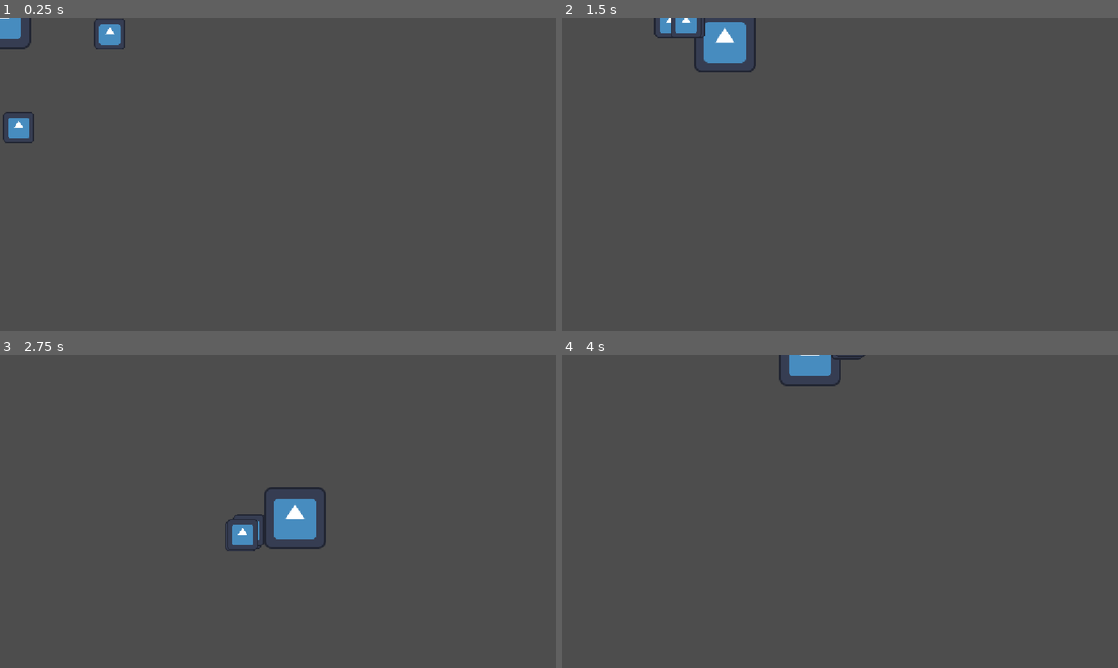
Above: before the commit, frames 1-4 (two rows, left to right).
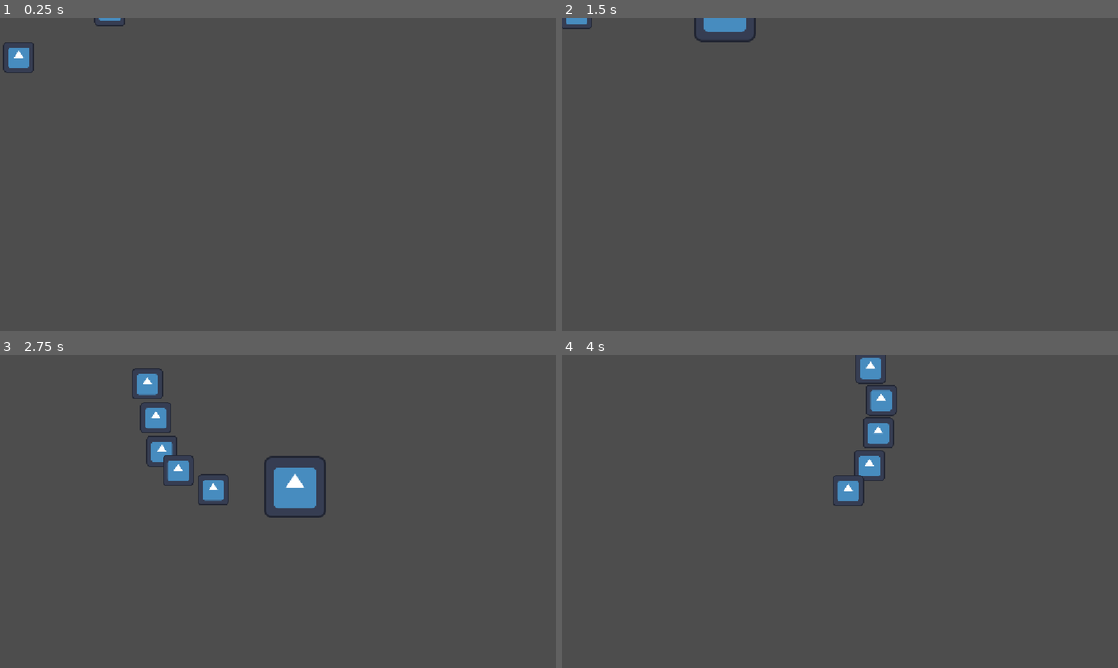
Above: after the commit, the same moments.

Repository: frantisek-boura/summoner-game
Game: Godot game, scene res://scenes/player/player.tscn
The game is run twice, just before and just after one commit, with the same random seed, the same clock (stepped at 60 frames per second) and the same inputs. The engine's default icon, where the game draws it, is replaced by a stand-in: a white triangle on a blue panel in a dark square.
Inputs (mouse positions are in pixels of both pictures, inside the frame that each line leads up to):
- Up to frame 1 (0.25 s): no input
- Up to frame 2 (1.5 s): move the mouse to (962, 158) at 0.52 s; hold D (right) 0.53-1.28 s; click (962, 158) at 0.67 s; move the mouse to (728, 190) at 1.27 s; hold S (down) from 1.28 s (still down)
- Up to frame 3 (2.75 s): move the mouse to (333, 442) at 2.02 s; release S (down) at 2.03 s; hold D (right) from 2.03 s (still down)
- Up to frame 4 (4 s): move the mouse to (812, 574) at 2.77 s; release D (right) at 2.78 s; hold W (up) 2.78-3.53 s; click (812, 574) at 2.92 s; move the mouse to (1006, 558) at 3.52 s; hold A (left) from 3.53 s (still down)

The runs differ from the first frame. In frame 1, 1.3% of the frame differs, in the area x 0-23%, y 0-40%; in frame 2, 1.5%; in frame 3, 3.8%, in the area x 23-59%, y 4-63%; in frame 4, 2.3%.

Commit message:
feat: add minion path handling, add sprite depth handling for rendering in correct order

Diff:
--- a/scenes/player/minion/minion.tscn
+++ b/scenes/player/minion/minion.tscn
@@ -3,6 +3,7 @@
 [ext_resource type="Script" uid="uid://c7jmkw5f1xb75" path="res://scripts/player/minion/minion.gd" id="1_ksga3"]
 [ext_resource type="PackedScene" uid="uid://dih8sd3f77efp" path="res://scenes/entity/entity_health.tscn" id="2_ipuw2"]
 [ext_resource type="Texture2D" uid="uid://ivhipj63degi" path="res://icon.svg" id="2_l5d2n"]
+[ext_resource type="PackedScene" uid="uid://c05qlldfo5akd" path="res://scenes/utils/depth_detector.tscn" id="3_sfjdw"]
 [ext_resource type="PackedScene" uid="uid://cxhmgommtwlh3" path="res://scenes/player/minion/minion_movement.tscn" id="4_fqypg"]
 [ext_resource type="PackedScene" uid="uid://bk5x6jatv6o80" path="res://scenes/player/minion/minion_state_machine.tscn" id="5_l5d2n"]
 [ext_resource type="PackedScene" uid="uid://bwsnqroe766j7" path="res://scenes/player/minion/states/minion_idle_state.tscn" id="6_8b0ys"]
@@ -27,22 +28,30 @@
 metadata/_custom_type_script = "uid://bk3lkl27i1ssr"
 
 [node name="sprite" type="Sprite2D" parent="." unique_id=1992417167]
+position = Vector2(0, -32)
 scale = Vector2(0.5, 0.5)
 texture = ExtResource("2_l5d2n")
 
+[node name="depth_detector" parent="sprite" unique_id=412125122 node_paths=PackedStringArray("sprite_carrier") instance=ExtResource("3_sfjdw")]
+sprite_carrier = NodePath("../..")
+is_static = false
+
 [node name="collider" type="CollisionShape2D" parent="." unique_id=1357234555]
+position = Vector2(0, -32)
 shape = SubResource("CircleShape2D_8b0ys")
 
 [node name="health" parent="." unique_id=1562004050 instance=ExtResource("2_ipuw2")]
 
 [node name="collider" type="CollisionShape2D" parent="health" unique_id=508143544]
+position = Vector2(0, -33)
 shape = SubResource("CircleShape2D_fqypg")
 debug_color = Color(0.39926603, 0, 0.022066697, 0.41960785)
 
 [node name="minion_movement" parent="." unique_id=248751734 instance=ExtResource("4_fqypg")]
 idle_radius = 250.0
-follow_movement_speed = 450.0
-follow_acceleration_speed = 15.0
+lock_in_acceleration_speed = 12.0
+follow_movement_speed = 350.0
+follow_acceleration_speed = 50.0
 movement_speed = 1000.0
 move_acceleration_speed = 100.0
 stop_acceleration_speed = 10.0
@@ -56,5 +65,11 @@
 [node name="minion_follow_state" parent="minion_state_machine" unique_id=960722804 node_paths=PackedStringArray("minion") instance=ExtResource("7_fqypg")]
 minion = NodePath("../..")
 
-[node name="minion_move_to_entity_state" parent="minion_state_machine" unique_id=1351925809 node_paths=PackedStringArray("minion") instance=ExtResource("10_4eqwe")]
+[node name="minion_move_to_entity_state" parent="minion_state_machine" unique_id=1351925809 node_paths=PackedStringArray("minion", "timer") instance=ExtResource("10_4eqwe")]
 minion = NodePath("../..")
+timer = NodePath("timer")
+
+[node name="timer" type="Timer" parent="minion_state_machine/minion_move_to_entity_state" unique_id=143774644]
+process_callback = 0
+wait_time = 0.3
+one_shot = true
--- a/scenes/player/minion_manager/minion_manager.tscn
+++ b/scenes/player/minion_manager/minion_manager.tscn
@@ -2,5 +2,5 @@
 
 [ext_resource type="Script" uid="uid://pmvhebgx3kr" path="res://scripts/player/minion_manager/minion_manager.gd" id="1_5ddx4"]
 
-[node name="minion_manager" type="Node" unique_id=926230417]
+[node name="minion_manager" type="Node2D" unique_id=1534479540]
 script = ExtResource("1_5ddx4")
--- /dev/null
+++ b/scenes/player/minion_manager/minion_path.tscn
@@ -0,0 +1,7 @@
+[gd_scene format=3 uid="uid://tindbr5hba6a"]
+
+[ext_resource type="Script" uid="uid://b43ekgaafb0iu" path="res://scripts/player/minion_manager/minion_path.gd" id="1_mv85x"]
+
+[node name="minion_path" type="Node2D" unique_id=182940652]
+top_level = true
+script = ExtResource("1_mv85x")
--- a/scenes/player/player.tscn
+++ b/scenes/player/player.tscn
@@ -4,6 +4,7 @@
 [ext_resource type="Script" uid="uid://djeabau1mxa1e" path="res://scripts/utils/state_machine.gd" id="2_gmlin"]
 [ext_resource type="Texture2D" uid="uid://ivhipj63degi" path="res://icon.svg" id="2_lvxji"]
 [ext_resource type="PackedScene" uid="uid://dih8sd3f77efp" path="res://scenes/entity/entity_health.tscn" id="3_0owmy"]
+[ext_resource type="PackedScene" uid="uid://c05qlldfo5akd" path="res://scenes/utils/depth_detector.tscn" id="3_gx1jg"]
 [ext_resource type="PackedScene" uid="uid://dwriwxogxtviv" path="res://scenes/player/player_movement.tscn" id="4_0owmy"]
 [ext_resource type="PackedScene" uid="uid://bbucv3apdj71y" path="res://scenes/player/minion_manager/minion_manager.tscn" id="4_qek5x"]
 [ext_resource type="PackedScene" uid="uid://qkdgutf2mu13" path="res://scenes/player/minion/minion.tscn" id="5_5gtgg"]
@@ -11,6 +12,7 @@
 [ext_resource type="PackedScene" uid="uid://cjcv1c550dax3" path="res://scenes/player/states/player_move_state.tscn" id="6_0owmy"]
 [ext_resource type="PackedScene" uid="uid://dnad2wc7xlfkc" path="res://scenes/player/minion_manager/minion_manager_state_machine.tscn" id="6_je7p5"]
 [ext_resource type="PackedScene" uid="uid://c5ef5moa8riob" path="res://scenes/player/minion_manager/states/minion_manager_idle_state.tscn" id="7_je7p5"]
+[ext_resource type="PackedScene" uid="uid://tindbr5hba6a" path="res://scenes/player/minion_manager/minion_path.tscn" id="7_ugbui"]
 [ext_resource type="PackedScene" uid="uid://b6sh36d38er63" path="res://scenes/player/minion_manager/states/minion_manager_follow_state.tscn" id="8_fm80t"]
 
 [sub_resource type="CircleShape2D" id="CircleShape2D_cslih"]
@@ -28,18 +30,26 @@
 health = NodePath("health")
 
 [node name="sprite" type="Sprite2D" parent="." unique_id=58080695]
+position = Vector2(0, -64)
 texture = ExtResource("2_lvxji")
 
+[node name="depth_detector" parent="sprite" unique_id=412125122 node_paths=PackedStringArray("sprite_carrier") instance=ExtResource("3_gx1jg")]
+sprite_carrier = NodePath("../..")
+is_static = false
+
 [node name="collider" type="CollisionShape2D" parent="." unique_id=717725179]
+position = Vector2(0, -64)
 shape = SubResource("CircleShape2D_cslih")
 
 [node name="health" parent="." unique_id=1562004050 instance=ExtResource("3_0owmy")]
 
 [node name="collider" type="CollisionShape2D" parent="health" unique_id=1700498109]
+position = Vector2(0, -64)
 shape = SubResource("CircleShape2D_mx3rh")
 debug_color = Color(0.4727996, 0, 0.05701869, 0.41960785)
 
-[node name="minion_manager" parent="." unique_id=926230417 node_paths=PackedStringArray("state_machine") instance=ExtResource("4_qek5x")]
+[node name="minion_manager" parent="." unique_id=926230417 node_paths=PackedStringArray("minion_path", "state_machine") instance=ExtResource("4_qek5x")]
+minion_path = NodePath("minion_path")
 state_machine = NodePath("minion_manager_state_machine")
 idle_rotation_speed = 1.0
 
@@ -51,7 +61,15 @@
 
 [node name="minion4" parent="minion_manager" unique_id=182105335 instance=ExtResource("5_5gtgg")]
 
-[node name="minion5" parent="minion_manager" unique_id=126535047 instance=ExtResource("5_5gtgg")]
+[node name="minion5" parent="minion_manager" unique_id=1046980614 instance=ExtResource("5_5gtgg")]
+
+[node name="minion_path" parent="minion_manager" unique_id=182940652 node_paths=PackedStringArray("_timer", "_entity") instance=ExtResource("7_ugbui")]
+_timer = NodePath("timer")
+_entity = NodePath("../..")
+
+[node name="timer" type="Timer" parent="minion_manager/minion_path" unique_id=2040573734]
+process_callback = 0
+wait_time = 0.2
 
 [node name="minion_manager_state_machine" parent="minion_manager" unique_id=1920102366 node_paths=PackedStringArray("beginning_state") instance=ExtResource("6_je7p5")]
 beginning_state = NodePath("minion_manager_idle_state")
--- /dev/null
+++ b/scenes/utils/depth_detector.tscn
@@ -0,0 +1,6 @@
+[gd_scene format=3 uid="uid://c05qlldfo5akd"]
+
+[ext_resource type="Script" uid="uid://bu6mqsomk7mgo" path="res://scripts/utils/depth_detector.gd" id="1_mfdg1"]
+
+[node name="depth_detector" type="Node" unique_id=412125122]
+script = ExtResource("1_mfdg1")
--- a/scripts/entity/entity_movement.gd
+++ b/scripts/entity/entity_movement.gd
@@ -1,6 +1,8 @@
 @icon("res://addons/at-icons/node/arrow_cross.svg")
 class_name EntityMovement
 extends Node
+
+const HAS_ARRIVED_DETECTION_RADIUS: float = 50.0
 
 @export_range(10, 1000, 1) var movement_speed: float = 250.0
 @export_range(10, 100, 1) var move_acceleration_speed: float = 50.0
@@ -37,7 +39,7 @@
 ## Checks if the entity has arrived to a [Vector2] destination.
 ## Takes [Vector2] [param destination] for the position of the destination.
 func has_arrived(destination: Vector2) -> bool:
-	return _entity.position.distance_to(destination) < 50
+	return _entity.position.distance_to(destination) < HAS_ARRIVED_DETECTION_RADIUS
 
 ## Checks if the entity is moving based on its current direction value set by [method EntityMovement.change_direction].
 func wants_to_move() -> bool:
--- a/scripts/player/minion/minion_movement.gd
+++ b/scripts/player/minion/minion_movement.gd
@@ -2,7 +2,8 @@
 extends EntityMovement
 
 @export_range(10, 1000, 1) var idle_radius: float = 10
-@export_range(10, 1000, 1) var lock_in_acceleration_speed: float = 10
+@export_range(1, 20, 1) var idle_acceleration_speed: float = 10
+@export_range(1, 20, 1) var lock_in_acceleration_speed: float = 10
 @export_range(10, 1000, 1) var follow_movement_speed: float = 10
 @export_range(10, 1000, 1) var follow_acceleration_speed: float = 10
 
@@ -10,20 +11,25 @@
 	get:
 		return _entity as Minion
 
-## Returns the position of the entity this minion belongs to.
-func get_entity_position() -> Vector2:
-	return minion.minion_manager.entity.global_position
-
 ## Calculates the current idling position of this minion.
 func get_idle_position() -> Vector2:
 	var center_position: Vector2 = minion.minion_manager.entity.global_position
 	var offset: float = minion.minion_manager.minion_offset(minion.index)
 
-	var idle_position: Vector2 = center_position + Vector2(sin(minion.minion_manager.angle + offset), cos(minion.minion_manager.angle + offset)) * idle_radius
+	var idle_position: Vector2 = center_position + Vector2(sin(minion.minion_manager.angle + offset), cos(minion.minion_manager.angle + offset) * 0.5) * idle_radius
 
 	return idle_position
 
 ## Moves this minion towards the idling position.
+## Takes [Vector2] [param new_position] as the position the minion will be locked in.
+func idle_around(delta: float, idle_position: Vector2) -> void:
+	_direction = minion.global_position.direction_to(idle_position)
+
+	minion.global_position = minion.global_position.lerp(idle_position, delta * idle_acceleration_speed)
+
+	minion.move_and_slide()
+
+## Locks the minion in a given position.
 ## Takes [Vector2] [param new_position] as the position the minion will be locked in.
 func lock_in_position(delta: float, new_position: Vector2) -> void:
 	_direction = minion.global_position.direction_to(new_position)
@@ -33,9 +39,9 @@
 	minion.move_and_slide()
 
 ## Moves this minion towards the owner entity's position.
-func follow_entity(delta: float) -> void:
-	var entity_position: Vector2 = minion.minion_manager.entity.global_position
-	_direction = minion.global_position.direction_to(entity_position)
+func follow_path(delta: float) -> void:
+	var point_position: Vector2 = minion.minion_manager.minion_path.get_follow_position(minion.index)
+	_direction = minion.global_position.direction_to(point_position)
 
 	#minion.global_position = minion.global_position.lerp(entity_position, delta * follow_acceleration_speed)
 	minion.velocity.x = move_toward(minion.velocity.x, _direction.x * follow_movement_speed, follow_acceleration_speed)
--- a/scripts/player/minion/states/minion_follow_state.gd
+++ b/scripts/player/minion/states/minion_follow_state.gd
@@ -16,7 +16,11 @@
 	pass
 
 func physics(delta: float) -> void:
-	minion.minion_movement.follow_entity(delta)
+	var path_point: Vector2 = minion.minion_manager.minion_path.get_follow_position(minion.index)
+	if not minion.minion_movement.has_arrived(path_point):
+		minion.minion_movement.follow_path(delta)
+	else:
+		minion.minion_movement.stop()
 
 func input_process(_delta: float) -> void:
 	pass
--- a/scripts/player/minion/states/minion_idle_state.gd
+++ b/scripts/player/minion/states/minion_idle_state.gd
@@ -17,7 +17,7 @@
 
 func physics(delta: float) -> void:
 	var idle_position: Vector2 = minion.minion_movement.get_idle_position()
-	minion.minion_movement.lock_in_position(delta, idle_position)
+	minion.minion_movement.idle_around(delta, idle_position)
 
 func input_process(_delta: float) -> void:
 	pass
--- a/scripts/player/minion/states/minion_move_to_entity_state.gd
+++ b/scripts/player/minion/states/minion_move_to_entity_state.gd
@@ -6,17 +6,20 @@
 func _ready() -> void:
 	assert(minion != null, "MINION MOVE TO ENTITY STATE: Stateful node not set")
 
+	if timer != null:
+		timer.timeout.connect(_on_timeout)
+
 func enter() -> void:
-	pass
+	timer.start()
 
 func exit() -> void:
-	pass
+	timer.stop()
 
 func frames(_delta: float) -> void:
 	pass
 
 func physics(delta: float) -> void:
-	var entity_position: Vector2 = minion.minion_movement.get_entity_position()
+	var entity_position: Vector2 = minion.minion_manager.get_entity_position()
 	minion.minion_movement.lock_in_position(delta, entity_position)
 
 	if minion.minion_movement.has_arrived(entity_position):
@@ -27,3 +30,7 @@
 
 func input_event(_event: InputEvent) -> void:
 	pass
+
+func _on_timeout() -> void:
+	minion.minion_manager.mark_ready(minion.index)
+	timer.stop()
--- a/scripts/player/minion_manager/minion_manager.gd
+++ b/scripts/player/minion_manager/minion_manager.gd
@@ -1,7 +1,8 @@
 @icon("res://addons/at-icons/node2d/brain.svg")
 class_name MinionManager
-extends Node
+extends Node2D
 
+@export var minion_path: MinionPath
 @export var state_machine: MinionManagerStateMachine
 @export_range(1, 20) var idle_rotation_speed: float = 0.5
 
@@ -13,6 +14,7 @@
 var angle: float = 0
 
 func _ready() -> void:
+	assert(minion_path != null, "MINION MANAGER: Minion Path not set.")
 	assert(state_machine != null, "MINION MANAGER: State Machine not set.")
 	assert(entity != null, "MINION MANAGER: Entity not set.")
 
@@ -36,10 +38,15 @@
 
 	_minion_count = count
 	_minions = new_minions
+	minion_path.init_points(_minion_count)
 
 ## Filters [member MinionManager._members] for those, that can be forced to change state.
 func _get_forceable_minions() -> Array[Minion]:
 	return _minions.filter(func(m: Minion): return m.minion_state_machine.is_forceable())
+
+## Returns the position of the entity this minion belongs to.
+func get_entity_position() -> Vector2:
+	return entity.global_position
 
 ## Returns the radial offset by minion index in rads.
 func minion_offset(index: int) -> float:
@@ -48,7 +55,7 @@
 ## Increases internal [member MinionManager.angle] value used for determining current idle position of each minion.
 ## Takes [float] [param delta] as increment.
 func inc_angle(delta: float) -> void:
-	angle += delta
+	angle += delta * idle_rotation_speed
 
 ## Forces state-forceable minions in [member MinionManager._minions] to change state.
 ## Takes [String] [param state_name] as the name of the new state.
--- /dev/null
+++ b/scripts/player/minion_manager/minion_path.gd
@@ -0,0 +1,44 @@
+@icon("res://addons/at-icons/node2d/itinerary.svg")
+class_name MinionPath
+extends Node2D
+
+@export var _timer: Timer
+@export var _entity: Entity
+
+var _points: Array[Node2D] = []
+
+func _ready() -> void:
+	assert(_timer != null, "MINION PATH: Timer not set.")
+
+	_timer.timeout.connect(_update_point)
+
+func disable_updates() -> void:
+	_timer.stop()
+
+func enable_updates() -> void:
+	_timer.start()
+	_reset_points()
+
+func _reset_points() -> void:
+	for point: Node2D in _points:
+		point.global_position = _entity.global_position
+
+func init_points(minion_count: int) -> void:
+	_points.clear()
+	for child: Node in get_children():
+		if child is Timer: continue
+		child.queue_free()
+
+	for i: int in minion_count:
+		var point: Node2D = Node2D.new()
+		point.global_position = _entity.global_position
+		_points.append(point)
+		add_child(point)
+
+func _update_point() -> void:
+	var old_point: Node2D = _points.pop_back() as Node2D
+	old_point.global_position = _entity.global_position
+	_points.push_front(old_point)
+
+func get_follow_position(minion_index: int) -> Vector2:
+	return _points.get(minion_index - 1).global_position
--- a/scripts/player/minion_manager/states/minion_manager_follow_state.gd
+++ b/scripts/player/minion_manager/states/minion_manager_follow_state.gd
@@ -8,9 +8,10 @@
 
 func enter() -> void:
 	minion_manager.group_change_state("minion_move_to_entity_state")
+	minion_manager.minion_path.enable_updates()
 
 func exit() -> void:
-	pass
+	minion_manager.minion_path.disable_updates()
 
 func frames(_delta: float) -> void:
 	pass
--- /dev/null
+++ b/scripts/utils/depth_detector.gd
@@ -0,0 +1,19 @@
+@icon("res://addons/at-icons/node/layers.svg")
+class_name DepthDetector
+extends Node
+
+@export var sprite_carrier: Node2D
+@export var is_static: bool = true
+
+@onready var sprite: Node2D = get_parent() as Node2D
+
+func _ready() -> void:
+	assert(sprite_carrier != null, "DEPTH DETECTOR: Sprite not set.")
+	assert(sprite != null, "DEPTH DETECTOR: Sprite not set.")
+
+	sprite.z_index = round(sprite_carrier.global_position.y)
+
+func _physics_process(_delta: float) -> void:
+	if is_static: return
+
+	sprite.z_index =  round(sprite_carrier.global_position.y)
--- a/scripts/utils/state.gd
+++ b/scripts/utils/state.gd
@@ -1,6 +1,8 @@
 @icon("res://addons/at-icons/node/arrow_right_to_line.svg")
 @abstract class_name State
 extends Node
+
+@export var timer: Timer = null
 
 @onready var state_machine: StateMachine = get_parent() as StateMachine
 
Not shown, added: scripts/player/minion_manager/minion_path.gd.uid
Not shown, added: scripts/utils/depth_detector.gd.uid
Not shown, changed: kanban_tasks_data.kanban
